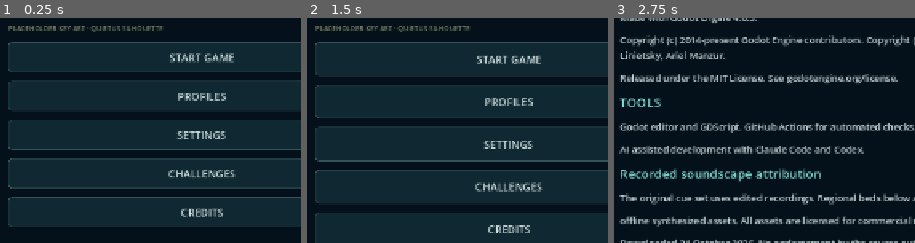
Above: before the commit, frames 1-3 (left to right).
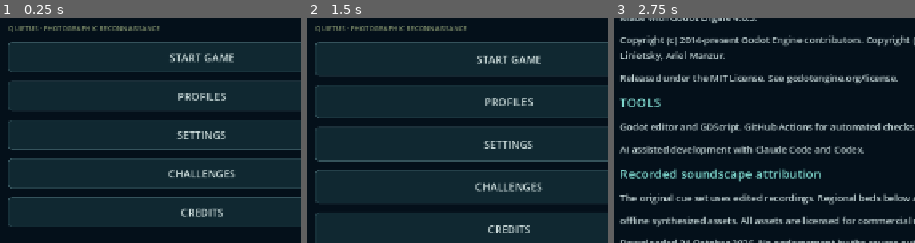
Above: after the commit, the same moments.

Repository: pemunson90-cmd/Siren-s-Song
Game: Godot game, scene res://scenes/main.tscn
The game is run twice, just before and just after one commit, with the same random seed, the same clock (stepped at 60 frames per second) and the same inputs. Sound files missing from this copy of the repository are replaced by a short silence.
Inputs:
- Up to frame 1 (0.25 s): no input
- Up to frame 2 (1.5 s): click "CREDITS" at 0.5 s; click "BACK" at 1.25 s
- Up to frame 3 (2.75 s): click "CREDITS" at 2 s
The pictures show only the part of the screen within x 0-50%, y 40-90%; the shares and areas given below are measured in that part.

The runs differ from the first frame. In frame 1, 0.6% of the frame differs, in the area x 2-55%, y 3-7%; in frame 2, 0.6%; in frame 3, nothing differs.

Commit message:
Add authored campaign closure and linked late evidence
Handoff 125 Phase A. Preserve ending selection and physical rules; add recovered-fact interpretations and factual action copy.

Independent nonauthor Sol6.1-high review approved tree 1074ed8725d15d1590a297e180faaa6208d96418; verdict archived in artifacts/125/independent-review.txt.

Co-Authored-By: Claude Opus 5.5 <noreply@anthropic.com>

Diff:
--- a/game/src/campaign/calder_trench_operations.gd
+++ b/game/src/campaign/calder_trench_operations.gd
@@ -70,11 +70,11 @@
 # 121 AI-DESIGNED record interpretations: what the archived image shows and why it
 # matters. Caption text only; Pat may replace any line.
 const READINGS={
- "DRILL INTO THE OLD RIBS":"A human drill string is driven into the curved Siren ribs at a fresh bright cut. The breach was drilled, not struck.",
+ "DRILL INTO THE OLD RIBS":"The drill string enters older Siren ribs at a fresh bright cut. This is a human breach inside the strike ground, not a hole made by the strike.",
  "GUARD SHIFT NAMEPLATE":"A watch roster plate beside the gallery hatch, its lines still legible. The guard post was manned when the strike came.",
- "DRILLERS AND GUARDS AT THE GLASS":"Four drillers in hard hats and two armed guards stand behind the lit gallery glass, palms on the pane. They are alive.",
+ "DRILLERS AND GUARDS AT THE GLASS":"Four drillers and two armed guards share the lit refuge, palms on its glass. The drilling and military accounts concern the same living people.",
  "SIREN REED SCORING":"Long parallel cuts in the stone above a loose choir reed. Siren work, not tool marks.",
- "HUMAN BORE THROUGH SIREN FOUNDATION":"A steel bore cuts through carved Siren courses, ending their red seams at raw stone. The drill went through, not around.",
+ "HUMAN BORE THROUGH SIREN FOUNDATION":"Carved Siren seams end at the steel bore's raw cut. Older foundations lay in the drill's path; this was an occupied structure, not empty seabed.",
  "FIRST STRIKE IMPACT FACE":"A cratered, glassed face with fractures running out from one point. The heaviest damage faces the bore.",
  "KEEL UNDER THE DRILL DECK":"The fallen drill deck lies across a guard boat keel, its contact face buckled inward. The deck came down on the boat.",
  "MISSING GUARD BERTHS":"Five guard berth cradles; one holds a hull, the rest hang empty with loose lines. Most of the guard boats are gone.",
--- a/game/src/campaign/crew/crew_table.gd
+++ b/game/src/campaign/crew/crew_table.gd
@@ -9,7 +9,7 @@
 # Rescue follow-up lines describe only the recorded local completion, never an assumed landing.
 static var enabled=true
 const HEAD="BRANNOCK CREW"
-const FOOTER="AI-DESIGNED placeholder crew, Pat to rewrite. Grants only; none is required."
+const FOOTER="Crew assistance is optional; every operation can launch without it."
 const MAX_CREDIT=4
 const ROWS=[
  {"id":"kestrel_sailors","name":"Kestrel sailors","when":{"fact":"witness_arrival","is":["quietus","drone_a","drone_b"]},
--- a/game/src/campaign/divergence_missions.gd
+++ b/game/src/campaign/divergence_missions.gd
@@ -12,7 +12,7 @@
   m.signal_sources=[_source("deep","DEEP CARRIER",Vector2(1620,760),"A drillship's thrusters are still running somewher …(390 unchanged characters)…
   m["corridors"]=[{"pos":Vector2(1920,220),"name":"DEEP DESCENT","route":"deep"},{"pos":Vector2(180,1560),"name":"SHELF PASSAGE","route":"shelf"}]
   m.brief="The bearings from Corran Bank point two ways through charted basalt: a drillship's thrusters in the deep, a  …(596 unchanged characters)…
-  m.record="Two sites still make noise, one deep and one on the shelf. Quietus recovered a route to each. Where it dives first decides who it reaches first."
+  m.record="Each recovered carrier fix identifies its own route; an unheard carrier remains unconfirmed. Quietus's physical exit selects the next dive, and finding both fixes preserves both accounts."
   m.brief+=" The western outside contour trades exposure for return air. Recovering both carrier fixes charts an upper staging notch for the next deep rendezvous."
   # 097 / patterns 1,3: the western listening lip is watched. A drone's
   # longer passive reach can read it below the patrol while another scouts east.
--- a/game/src/campaign/endings.gd
+++ b/game/src/campaign/endings.gd
@@ -65,7 +65,7 @@
  elif id=="hidden_harbour" and concealed in ["shelf_service","shelf_baffle"]:
   result.outcome="Port Ardent's six came out of the shore-end bunker."
   var mouth="The short service approach stays open: a direct route for the crew, and for sound." if concealed=="shelf_service" else "The north entrance is baffled. The crew take the longer lower turn through quieter water."
-  result.story=carrier_name(arrival)+" landed Kestrel's sonar operator alive. She told Quietus how the bunker could be opened from the water. Quietus cleared the approach and cut the blast door; the cutter ran loud. "+mouth+" All six came out. "+progress.facts.get("witness_recovery","")
+  result.story=carrier_name(arrival)+" landed Kestrel's sonar operator alive. Quietus towed and placed the collapsed screen, then received the bunker watch's reply. "+mouth+" All six came out. "+progress.facts.get("witness_recovery","")
  var warning=progress.get("facts",{}).get("warning_arrival","")
  if id in ["beacon_pact","surface_reckoning"] and warning in ["exposed","sheltered"]:
   var passage="the sheltered service passage" if warning=="sheltered" else "the exposed eastern channel"
--- /dev/null
+++ b/game/src/campaign/ledger/authored_closure.gd
@@ -0,0 +1,36 @@
+extends RefCounted
+# 125 AI-DESIGNED story placeholders, Pat may replace each short consequence.
+# Read-only interpretation of recovered facts. No new save or ending rules.
+const Endings=preload("res://src/campaign/endings.gd")
+const CLOSURES={
+ "silent_exodus":"The deep course ended with Quietus still able to return. What came home stays with the recovered crews and film, beyond a surface broadcast.",
+ "hidden_harbour":"The shelf course ended with the installations silent and Quietus still able to dive. The people recorded here carry their account out of that silence.",
+ "beacon_pact":"The deep course ended on an open channel the Sirens recognise as unarmed. Quietus can return; the recovered accounts have a voice above the water.",
+ "surface_reckoning":"The shelf course ended on a military channel the Sirens recognise as a threat. The account survives, but these waters are closed to Quietus."
+}
+const EVIDENCE={
+ "glass_record_32":"Calder evidence: the bright drill cut identifies a human breach into older Siren ribs. The strike ground is also a drilling site.",
+ "glass_record_33":"Gallery evidence: drillers and armed guards share the same sealed refuge. Their presence ties the industrial and military accounts to one occupied site.",
+ "glass_record_34":"Beneath evidence: the bore interrupts older Siren foundation seams. Human drilling crossed an existing structure rather than an empty seabed."
+}
+static func recorded(facts:Dictionary,key:String)->bool:
+ return facts.get(key,"") is String and not facts.get(key,"").strip_edges().is_empty()
+static func add(rows:Dictionary,progress:Dictionary)->void:
+ var facts=progress.get("facts",{}) if progress.get("facts",{}) is Dictionary else {}
+ var knowledge=[]
+ for key in EVIDENCE:
+  if recorded(facts,key):knowledge.append(EVIDENCE[key])
+ if recorded(facts,"glass_record_32") and recorded(facts,"glass_record_34"):
+  knowledge.append("Comparison: Calder and Beneath show the fresh cut above and the interrupted foundations below. Together they trace the bore through the older site.")
+ if recorded(facts,"glass_record_33") and recorded(facts,"glass_record_34"):
+  knowledge.append("Comparison: Gallery and Beneath put living people beside the breached foundations. The damage record alone could not establish who remained below.")
+ if not knowledge.is_empty():rows["knowledge"]=rows.get("knowledge",[])+knowledge
+ # The ledger accepts partial/malformed old records; the ending resolver expects
+ # validated campaign containers. Keep that tolerance at this read-only seam.
+ if not progress.get("facts",{}) is Dictionary or not progress.get("completed",[]) is Array:return
+ var ending=Endings.campaign_resolve(progress)
+ if ending.is_empty():return
+ var closure=["FINAL ACCOUNT / "+ending.title,CLOSURES[ending.id]]
+ if knowledge.is_empty():closure.append("No Calder, Gallery or Beneath photograph is recorded here. The final account cannot fill those gaps.")
+ else:closure.append("The late photographs above remain part of this account. They establish what was seen, while a missing recovery remains missing.")
+ rows["disclosure"]=closure+rows.get("disclosure",[])
--- a/game/src/campaign/ledger/ledger.gd
+++ b/game/src/campaign/ledger/ledger.gd
@@ -22,6 +22,7 @@
   rows.people.append(sorley)
  var counts=_counts(progress,intel)
  rows["knowledge"]=counts+rows.get("knowledge",[])
+ preload("res://src/campaign/ledger/authored_closure.gd").add(rows,progress)
  var losses=preload("res://src/campaign/ironman_losses.gd").lines(economy)
  if not losses.is_empty():rows["infrastructure"]=rows.get("infrastructure",[])+losses
  var economy_lines=preload("res://src/campaign/economy_options.gd").lines(economy)
--- a/game/src/campaign/ledger/ledger_table.gd
+++ b/game/src/campaign/ledger/ledger_table.gd
@@ -7,7 +7,7 @@
 const HEAD_SIZE=20
 const LINE_SIZE=17
 const FOOTER_SIZE=15
-const FOOTER="AI-DESIGNED placeholder ledger, Pat to rewrite. Built only from recorded outcomes."
+const FOOTER="This account contains only recovered outcomes."
 const PANELS=[["people","PEOPLE"],["knowledge","KNOWLEDGE"],["infrastructure","INFRASTRUCTURE"],["disclosure","DISCLOSURE"]]
 # [panel, label, fact key, operation that makes the fact expected, thread ("" any), {value: line}]
 # A row shows when its fact is recorded, or when its operation is done and the fact is missing.
--- a/game/src/campaign/resolution_missions.gd
+++ b/game/src/campaign/resolution_missions.gd
@@ -59,7 +59,7 @@
  preload("res://src/simulation/concealed_harbour.gd").build(m)
  m.corridors=[{"pos":m.extraction,"name":"CONCEALED RECOVERY BASIN","route":"concealed"}]
  m.brief="Confluence's concealed passage leads to Kestrel's escape capsule beyond the southern overhang. WINCH its occu …(1155 unchanged characters)…
- m.brief+=" Kestrel's sonar operator knows what holds the tr …(149 unchanged characters)… ="deep" else " Kestrel's sonar operator knows how Port Ardent's shore-end bunker can be opened from the water: its blast door must be cut, and the cutter is loud. Reserve air to act on her account before bringing the capsule home."
+ m.brief+=" Kestrel's sonar operator knows what holds the tr …(149 unchanged characters)… ="deep" else " Kestrel's sonar operator identifies the collapsed screen at Port Ardent. On Quietus use ATTACH TOW, tow it to a named cradle, then SEAT HERE to clear the service mouth or baffle the north entrance. Receive the bunker watch's reply; there is no separate CUT order."
  m.record="The sailors' account returns without being forwarded through the warning chain. The service sluice, if opene …(182 unchanged characters)…
  _patrol(m,Vector2(700,1140),[Vector2(700,1140),Vector2(700,700),Vector2(780,480),Vector2(820,1900)])
  _patrol(m,Vector2(1780,1780),[Vector2(1780,1780),Vector2(2100,1780),Vector2(2100,1580),Vector2(1380,1580)])
--- a/game/src/presentation/frontend/credits_text.gd
+++ b/game/src/presentation/frontend/credits_text.gd
@@ -3,7 +3,7 @@
 # Seam: Frontend._credits_screen calls credits(); lines() is the unchanged attribution renderer.
 # Revert: call lines() directly in the frontend to restore the audio-only credits.
 # TODO(pat): name the creator line; the owner has not specified it.
-const CREATOR := "Created by (to be named)"
+const CREATOR := "An independent reconnaissance game"
 const ENGINE := ["Made with Godot Engine 4.6.3.",
 	"Copyright (c) 2014-present Godot Engine contributors. Copyright (c) 2007-2014 Juan Linietsky, Ariel Manzur.",
 	"Released under the MIT License. See godotengine.org/license."]
--- a/game/src/presentation/frontend/frontend.gd
+++ b/game/src/presentation/frontend/frontend.gd
@@ -126,7 +126,7 @@
 	title_label = _text("SIREN'S SONG", 42, Color("80d9cf"))
 	_text("ONE PILOT. TWO DRONES. AN OCEAN THAT LISTENS.", 14)
 	var key_art=TextureRect.new();key_art.texture=TITLE_ART;key_art.expand_mode=TextureRect.EXPAND_IGNORE_SIZE;key_art.cus …(223 unchanged characters)…
-	_text("PLACEHOLDER KEY ART · QUIETUS SILHOUETTE", 11, Color("82916c"))
+	_text("QUIETUS · PHOTOGRAPHIC RECONNAISSANCE", 11, Color("82916c"))
 	if not profile_message.is_empty():
 		var notice := _text(profile_message, 16, Color("efc28d")); notice.name = "ProfileNotice"
 	if profile == Profile.NONE:
--- /dev/null
+++ b/game/tests/authored_closure_tests.gd
@@ -0,0 +1,46 @@
+extends SceneTree
+const Ledger=preload("res://src/campaign/ledger/ledger.gd")
+const Endings=preload("res://src/campaign/endings.gd")
+var checks=0
+var failures=0
+func check(ok,label):
+ checks+=1
+ if not ok:failures+=1;printerr("FAIL ",label)
+func text(p)->String:
+ var lines=[]
+ for panel in Ledger.build(p,{}):lines.append_array(panel.rows)
+ return "\n".join(lines)
+func _initialize():
+ for thread in ["deep","shelf"]:
+  for channel in ["concealed","overt"]:
+   var p={"selected_thread":thread,"completed":[11,12 if channel=="concealed" else 13,30,31,32,33,34],"facts":{"confluence_route":channel}}
+   var before=p.duplicate(true);var ending=Endings.campaign_resolve(p)
+   var lines=text(p)
+   check(lines.contains("FINAL ACCOUNT / "+ending.title),"authored closure for "+ending.id)
+   check(lines.contains("Sorley's boy was not brought home"),"real omission retained "+ending.id)
+   check(not lines.contains("Calder evidence:"),"completion alone never invents recovered evidence")
+   check(p==before and Endings.campaign_resolve(p)==ending,"closure preserves saved state and ending "+ending.id)
+   p.completed.erase(34)
+   check(not text(p).contains("FINAL ACCOUNT"),"no final closure before terminal recovery")
+ var p={"completed":[32,33,34],"facts":{"glass_record_34":"recovered bore photograph"}}
+ check(text(p).contains("Beneath evidence:") and not text(p).contains("Comparison:"),"single recovered record gets only its own interpretation")
+ p.facts.glass_record_32="recovered breach photograph"
+ check(text(p).contains("Comparison: Calder and Beneath"),"two recovered bore records support comparison")
+ p.facts.glass_record_33="recovered gallery photograph"
+ check(text(p).contains("Gallery evidence:") and text(p).contains("Comparison: Gallery and Beneath"),"occupied gallery changes reading of bore evidence")
+ p.facts.glass_record_33=""
+ check(not text(p).contains("Gallery evidence:") and not text(p).contains("Comparison: Gallery and Beneath"),"empty record is no evidence")
+ for id in [32,33,34]:
+  var m=preload("res://src/campaign/missions.gd").make(id)
+  check(m.objectives[0].evidence.length()<=170,"short interpretation op "+str(id))
+ var divergence=preload("res://src/campaign/missions.gd").make(6)
+ check(divergence.record.contains("Each recovered carrier fix") and not divergence.record.contains("route to each"),"Divergence result is conditional on recovered carrier fixes")
+ var shelf=preload("res://src/campaign/resolution_missions.gd").make(12,{"thread":"shelf"})
+ check(shelf.brief.contains("no separate CUT order") and shelf.brief.contains("On Quietus use ATTACH TOW") and shelf.brief.contains("SEAT HERE"),"shelf pre-action prose names actual owner and tow/placement controls")
+ var ending=Endings.resolve({"selected_thread":"shelf","completed":[11,12],"facts":{"confluence_route":"concealed","concealed_consequence":"shelf_baffle"}})
+ check(ending.story.contains("towed and placed") and not ending.story.contains("cut the blast door"),"Standing Down result matches environmental actions")
+ for malformed in [{"facts":"bad","completed":[34]},{"facts":{},"completed":3}]:
+  check(not text(malformed).contains("FINAL ACCOUNT"),"malformed legacy containers never enter ending resolution")
+ var switched={"selected_thread":"deep","completed":[11,12,30,31,34],"facts":{"confluence_route":"concealed","glass_choice":"service","choir_choice":"bypass"}}
+ check(text(switched).contains("FINAL ACCOUNT / OPEN WATER") and not text(switched).contains("launch reached"),"late votes select closure without inventing an original overt launch")
+ print("AUTHORED CLOSURE CHECKS %d FAILURES %d"%[checks,failures]);quit(1 if failures else 0)
--- a/game/tests/finale_provisional_ui_tests.gd
+++ b/game/tests/finale_provisional_ui_tests.gd
@@ -111,7 +111,7 @@
 		var heading=game.find_children("*","Label",true,false).filter(func(label):return label.text==section)
 		check(not heading.is_empty() and heading[0].get_theme_font_size("font_size")>=roundi(20*game.ui_touch_height/48.*1.5),"ledger heading renders at 150 percent text: "+section)
 	var ledger_table=preload("res://src/campaign/ledger/ledger_table.gd")
-	check(ledger_text.contains("This account contains only reco …(92 unchanged characters)… s("AI-DESIGNED") and ledger_table.FOOTER.contains("AI-DESIGNED placeholder ledger"),"ending wall shows public ledger wording and retains source provenance")
+	check(ledger_text.contains("This account contains only reco …(92 unchanged characters)… s("AI-DESIGNED") and ledger_table.FOOTER=="This account contains only recovered outcomes.","ending wall and ledger data show finished public wording")
 	settings_api.current["text_scale"] = prior_scale
 	var finale=load("res://src/presentation/finale/finale.gd")
 	var placeholders=finale.lines(game.expedition.facts)
--- a/game/tests/presentation_pass_tests.gd
+++ b/game/tests/presentation_pass_tests.gd
@@ -113,6 +113,6 @@
 	check('config/icon="res://assets/title/icon.svg"' in project and 'boot_splash/image="res://assets/title/splash.png"' in project,"project uses replaceable Quietus placeholder key art")
 	for path in ["res://assets/title/icon.svg","res://assets/title/splash.svg","res://assets/title/splash.png"]:check(ResourceLoader.exists(path),"placeholder art asset imports: "+path)
 	var frontend=FileAccess.get_file_as_string("res://src/presentation/frontend/frontend.gd")
-	check("key_art.texture=TITLE_ART" in frontend and "PLACEHOLDER KEY ART" in frontend,"title screen shows Quietus silhouette with visible placeholder label")
+	check("key_art.texture=TITLE_ART" in frontend and "QUIETUS · PHOTOGRAPHIC RECONNAISSANCE" in frontend,"title screen shows Quietus silhouette with reconnaissance caption")
 	print("PRESENTATION PASS CHECKS ",checks," FAILURES ",failures)
 	quit(1 if failures else 0)
--- a/game/tests/voices_tests.gd
+++ b/game/tests/voices_tests.gd
@@ -66,7 +66,7 @@
  # Credits: public creator line with source placeholder, engine, tools and audio attribution.
  var text=""
  for line in Credits.credits(load("res://src/audio/soundscape.gd").ATTRIBUTION):text+=line.text+"\n"
- check(text.contains("An independent reconnaissance game") a …(93 unchanged characters)… ns("MIT License") and Credits.CREATOR=="Created by (to be named)","credits name engine, show public copy and retain the source creator placeholder")
+ check(text.contains("An independent reconnaissance game") a …(93 unchanged characters)… ns("MIT License") and Credits.CREATOR=="An independent reconnaissance game","credits name engine and present finished public copy")
  check(text.contains("Creative Commons Attribution 3.0") and text.contains("TOOLS"),"credits keep CC-BY audio credits and list tools")
  print("VOICES CHECKS ",checks," FAILURES ",failures)
  quit(1 if failures else 0)
Not shown, changed: game/tests/suites.txt
Not shown, changed: docs/USER_DIRECTIVES.md
Not shown, added: docs/design/AUTHORED_ENDING_125.md
